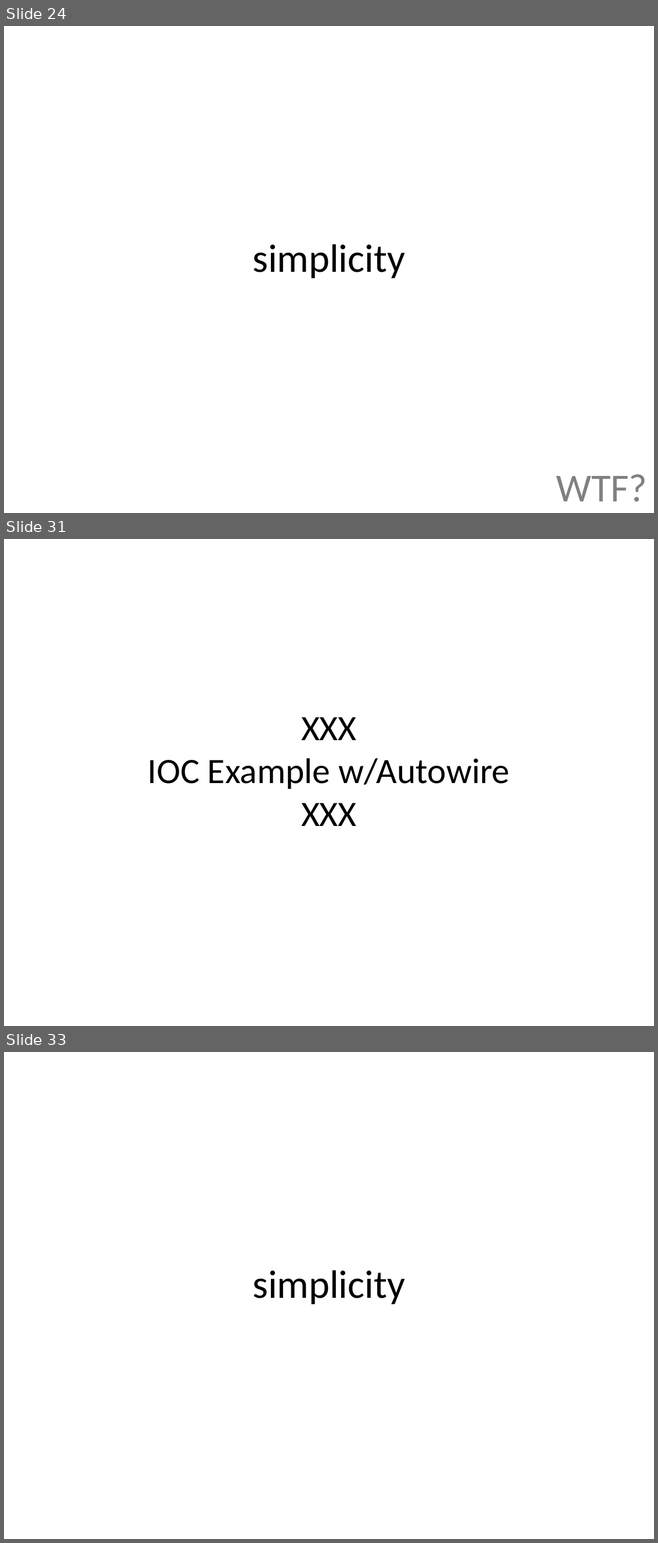
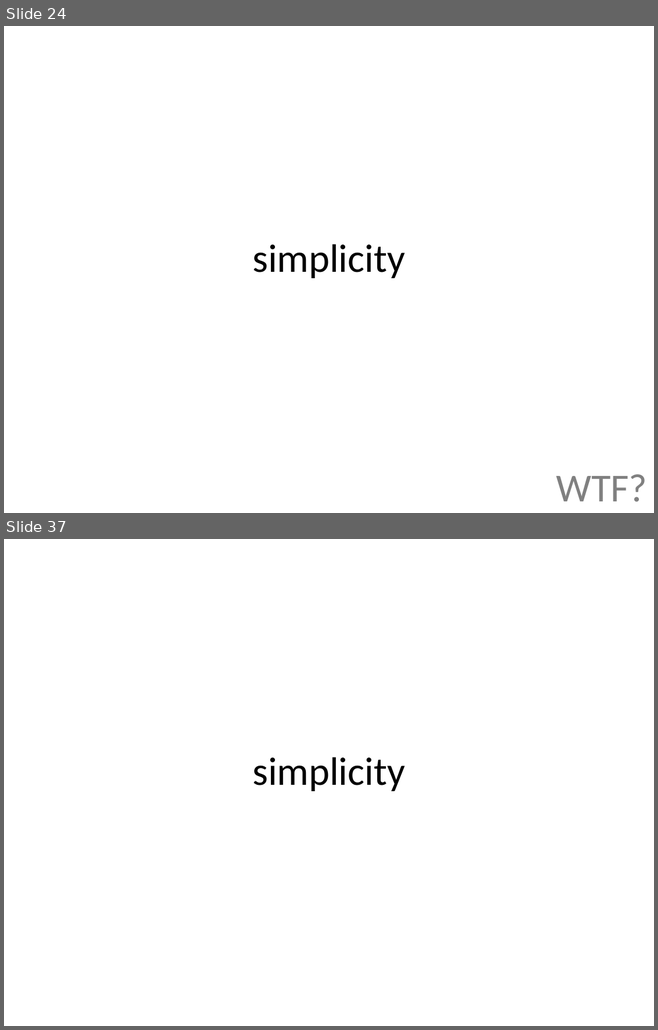
Before and after one commit to jonfuller/presentations, a slide deck: dependencies/dependencies.pptx. Shown one above the other, each under a label of ours: slides 24, 31 and 33 before the commit, slides 24 and 37 after it; the slides between them are not shown. The pictures are 658x1543 and 658x1030 pixels, drawn with LibreOffice and Linux fonts; fonts in the diff are those of the drawing. Boxes give left, top, right and bottom in pixels: in the first picture for what was removed or moved away, otherwise in the second. Text is boxed around its words. In the diff, an @@ line names an element or a change of style, - is before the commit and + after.

```diff
--- a/dependencies/dependencies.pptx
+++ b/dependencies/dependencies.pptx
@@ slide 31 removed at (4,539,654,1026), background #FFFFFF @@
@@ title removed at (148,717,509,826) @@
-XXX
-IOC Example w/Autowire
-XXX
@@ what was slide 33 is now slide 37 @@
```
Also in this commit, not shown: 5 slides changed, 10 slides added, 4 other slides removed, 1 other file.
